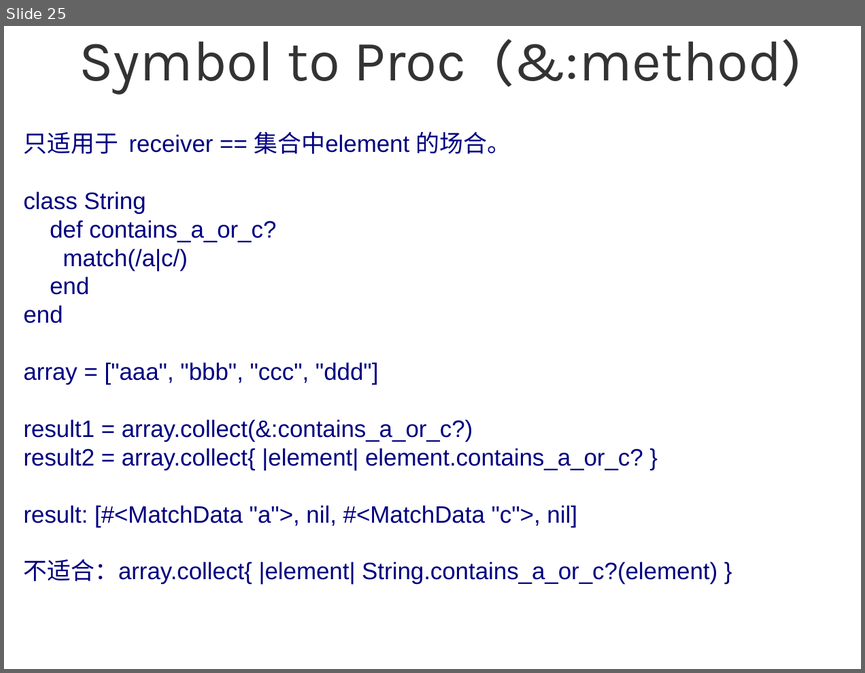
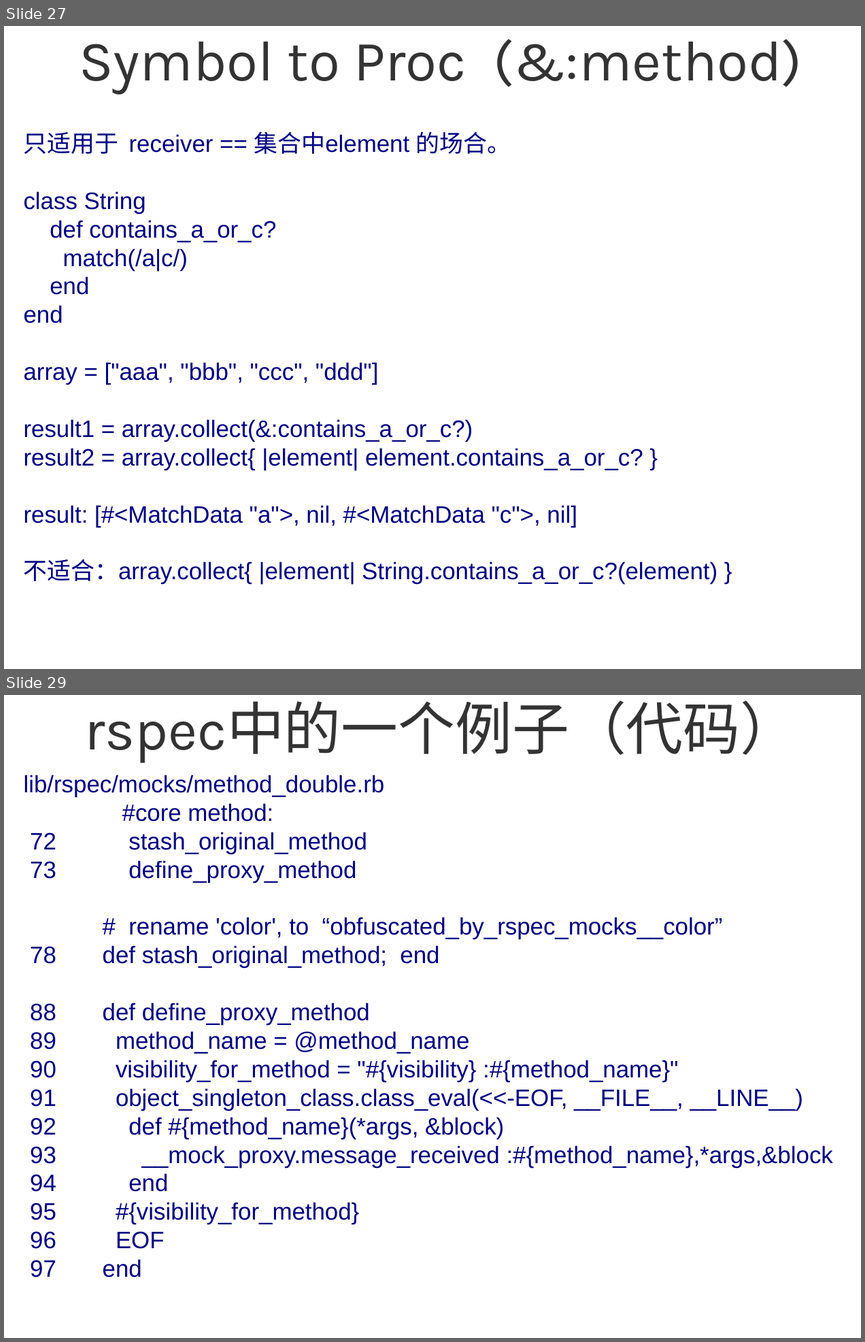
Before and after one commit to sg552/meta_ruby, a slide deck: meta_programming_ruby.odp. Shown one above the other, each under a label of ours: slide 25 before the commit, slides 27 and 29 after it; the slides between them are not shown. The pictures are 865x673 and 865x1342 pixels, drawn with LibreOffice and Linux fonts; fonts in the diff are those of the drawing; background and template pictures are left out. Boxes give left, top, right and bottom in pixels: in the first picture for what was removed or moved away, otherwise in the second. Text is boxed around its words. In the diff, an @@ line names an element or a change of style, - is before the commit and + after.

```diff
--- a/meta_programming_ruby.odp
+++ b/meta_programming_ruby.odp
@@ slide 29 added at (4, 695, 861, 1338), background #FFFFFF @@
@@ title added at (84, 700, 797, 763), 52.8 pt, text #333333 @@
+rspec中的一个例子（代码）
@@ subtitle added at (24, 775, 833, 1277), 22 pt, text #000080 @@
+lib/rspec/mocks/method_double.rb
+#core method:
+72 stash_original_method
+73 define_proxy_method
+# rename 'color', to “obfuscated_by_rspec_mocks__color”
+78 def stash_original_method; end
+88 def define_proxy_method
+89 method_name = @method_name
+90 visibility_for_method = "#{visibility} :#{method_name}"
+91 object_singleton_class.class_eval(<<-EOF, __FILE__, __LINE__)
+92 def #{method_name}(*args, &block)
+93 __mock_proxy.message_received :#{method_name},*args,&block
+94 end
+95 #{visibility_for_method}
+96 EOF
+97 end
@@ what was slide 25 is now slide 27 @@
```
Also in this commit, not shown: 9 slides changed, 11 other slides added, 3 slides removed, 2 other files.
